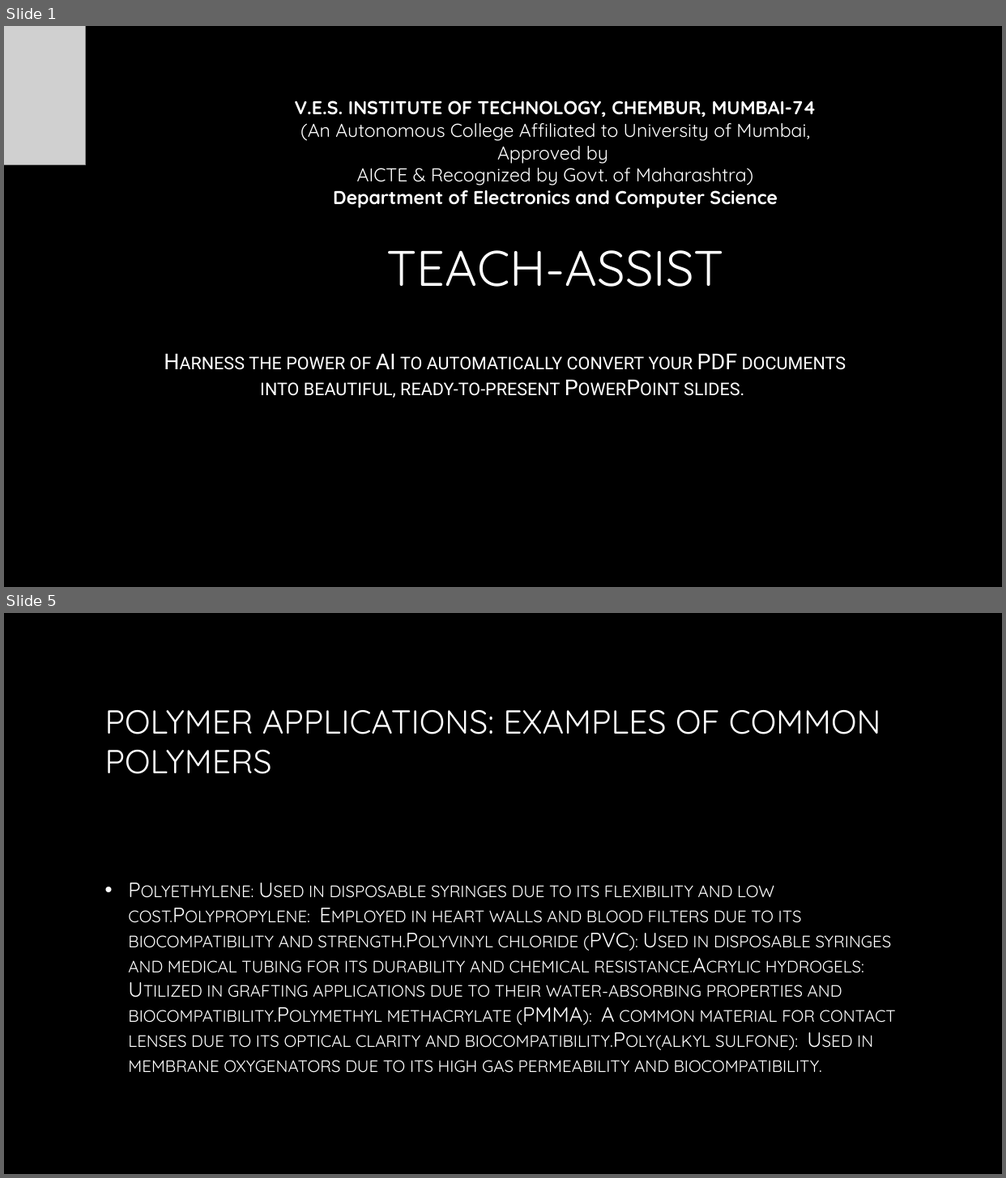
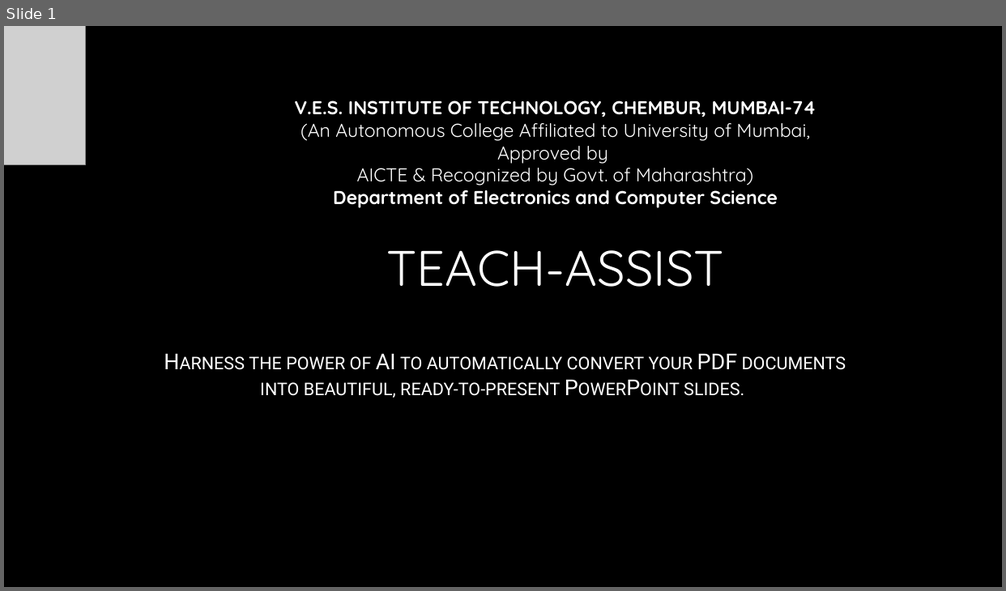
Before and after one commit to AdityaB-11/Pdf_to_presentation_GenAI, a slide deck: output/generated_presentation.pptx. Shown one above the other, each under a label of ours: slides 1 and 5 before the commit, slide 1 after it; the slides between them are not shown. The pictures are 1006x1178 and 1006x591 pixels, drawn with LibreOffice and Linux fonts; fonts in the diff are those of the drawing; grey boxes stand for pictures; background and template pictures are left out. Boxes give left, top, right and bottom in pixels: in the first picture for what was removed or moved away, otherwise in the second. Text is boxed around its words. In the diff, an @@ line names an element or a change of style, - is before the commit and + after.

```diff
--- a/output/generated_presentation.pptx
+++ b/output/generated_presentation.pptx
@@ slide 5 removed at box(4, 613, 1002, 1174), background picture (left out) @@
@@ title removed at box(105, 710, 881, 774) @@
-POLYMER APPLICATIONS: EXAMPLES OF COMMON POLYMERS
@@ text removed at box(128, 885, 896, 1073) @@
-• Polyethylene: Used in disposable syringes due to its flexibility and low cost.Polypropylene: Employed in heart walls and blood filters due to its biocompatibility and strength.Polyvinyl chloride (PVC): Used in disposable syringes and medical tubing for its durability and chemical resistance.Acrylic hydrogels: Utilized in grafting applications due to their water-absorbing properties and biocompatibility.Polymethyl methacrylate (PMMA): A common material for contact lenses due to its optical clarity and biocompatibility.Poly(alkyl sulfone): Used in membrane oxygenators due to its high gas permeability and biocompatibility.
```
Also in this commit, not shown: 2 slides changed, 12 slides added, 7 other slides removed, 4 other files.
